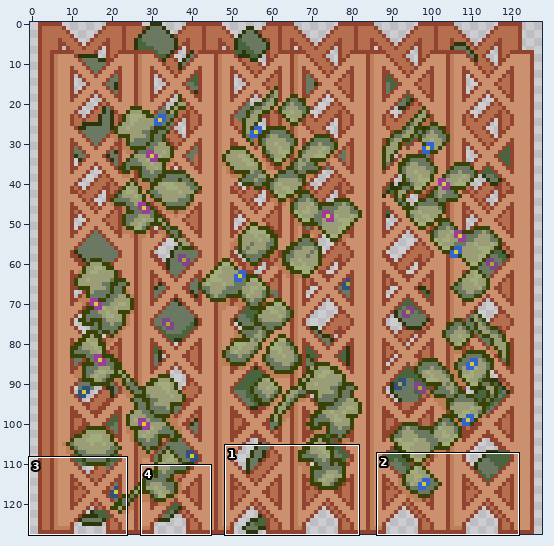
Sprite sheet: Assets/Overworld/House/PlantFence.png. The picture above shows the old version from afar; the outline marks the close-up.
Close-up. Before:
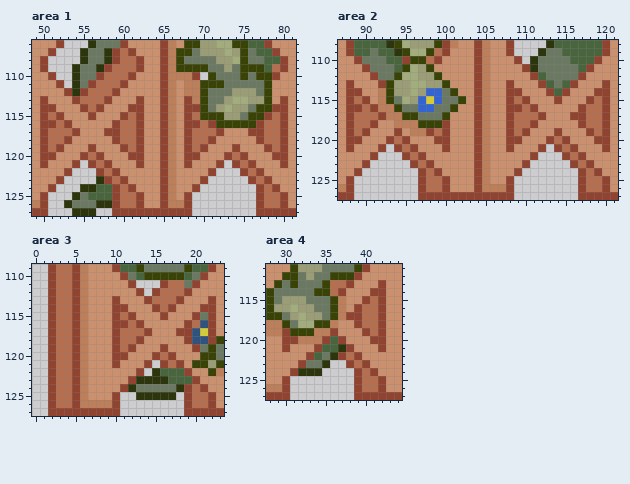
The file is 128x128 pixels. Shown: area 1: x 49..81, y 106..127; area 2: x 87..121, y 108..127; area 3: x 0..23, y 109..127; area 4: x 28..44, y 111..127.
After the commit:
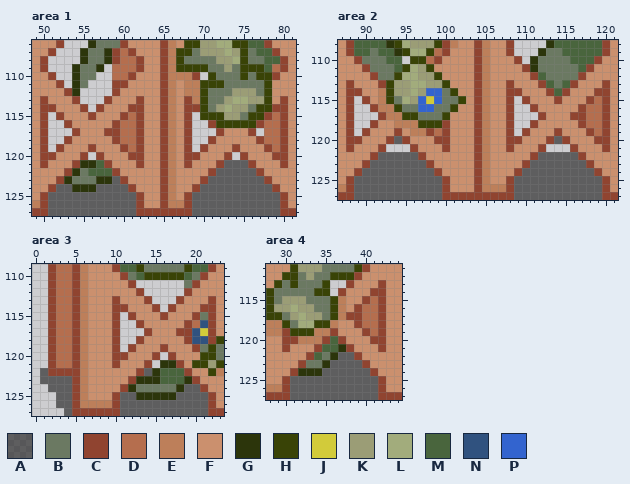
Palette (. is transparent): A #0000008a  B #6b7962  C #904430  D #b56e4e  E #bd7f5a  F #cb906e  G #2c350b  H #394306  J #d2cb3a  K #9b9d76  L #a2ac7c  M #49653d  N #30527f  P #3364cf
What changed:
Changed rows in their new state; - is an unchanged pixel.
Area 1:
first column x 51:
109 -------.---------------------
110 ------..---------------------
111 -----...C--------------------
112 ----....---------------------
113 ----...----------------------
114 -----.-----------------------
115 .-----------------.----------
116 ..----------------..---------
117 ...---------------...-----.--
118 ..----------------..---------
119 .-----------------.----------
120 -----.-----------------.-----
121 ----GGM---------------AAA----
122 ---GBMMM-------------AAAAA---
123 --GBBB-GA-----------AAAAAAA--
124 -AAG--AAAA---------AAAAAAAAA-
125 AAAAAAAAAAA-------AAAAAAAAAAA
126 AAAAAAAAAAA-------AAAAAAAAAAA
127 AAAAAAAAAAA-------AAAAAAAAAAA
Area 2:
first column x 95:
110 .
first column x 89:
115 .-------------------.----------
116 ..------------------..---------
117 ...-----------------...--------
118 ..------------------..---------
119 .-------------------.----------
120 -----A-------------------A-----
121 -----..------------------..----
122 ---AAAAA---------------AAAAA---
123 --AAAAAAA-------------AAAAAAA--
124 -AAAAAAAAA-----------AAAAAAAAA-
125 AAAAAAAAAAA---------AAAAAAAAAAA
126 AAAAAAAAAAA---------AAAAAAAAAAA
127 AAAAAAAAAAA---------AAAAAAAAAAA
Area 3:
first column x 1:
111 ---------------...---
112 --------------....---
113 --------------...----
114 ---------------.-----
115 ----------.----------
116 ----------..---------
117 ----------...--------
118 ----------..---------
119 ----------.----------
120 ---------------.-----
121 ---------------GG----
122 A-CC---------A-------
123 AAAA-----------M--G--
124 -AAA--------------AA-
125 -.AA------AA-----AAAA
126 -.AA------AAAAAAAAAAA
127 -..A------AAAAAAAAAAA
Area 4:
first column x 36:
113 ..
114 .-
first column x 31:
122 ------AA---
123 -----AAAA--
124 ----AAAAAA-
125 AAAAAAAAAAA
126 AAAAAAAAAAA
127 AAAAAAAAAAA
